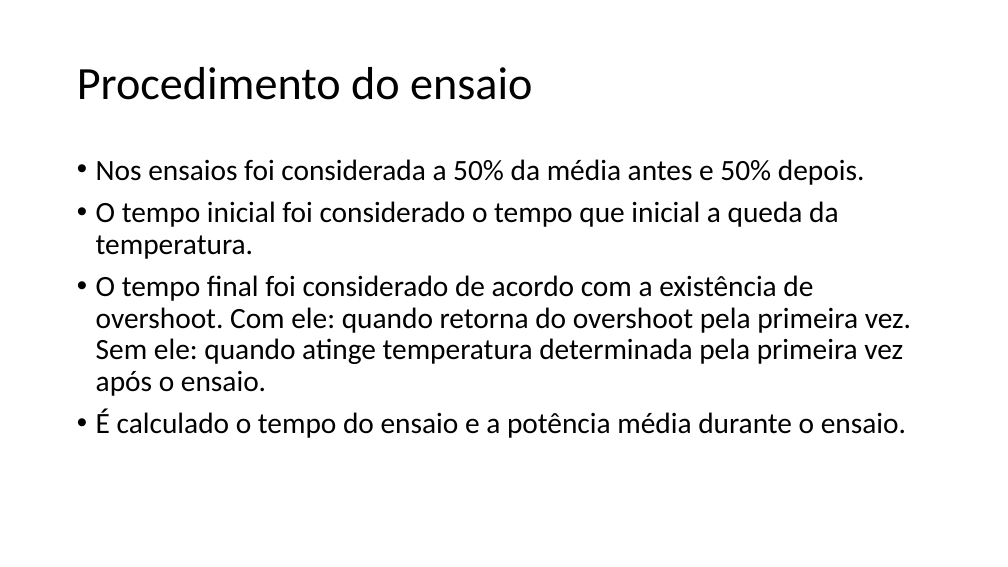
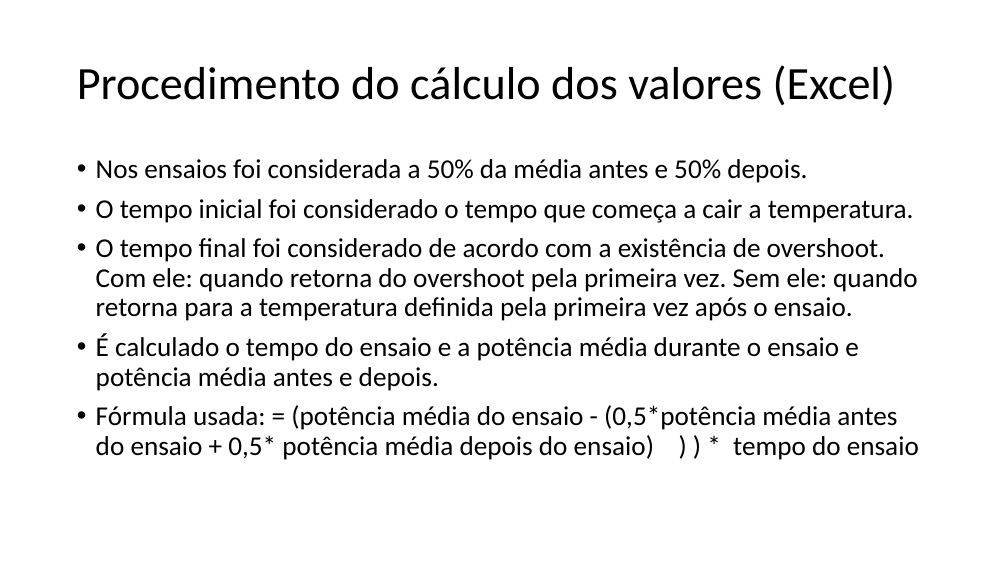
Before and after one commit to gg881/Calorimetro, a slide deck: slide 9 of Análises.pptx (slide 8 before the commit). Drawn at 1008x567 pixels with LibreOffice and Linux fonts; fonts in the diff are those of the drawing. Boxes give left, top, right and bottom in pixels: in the first picture for what was removed or moved away, otherwise in the second. Text is boxed around its words. In the diff, an @@ line names an element or a change of style, - is before the commit and + after.

```diff
--- a/Análises.pptx
+++ b/Análises.pptx
@@ title at (x1=77, y1=65, x2=896, y2=106): text changed @@
-Procedimento do ensaio
+Procedimento do cálculo dos valores (Excel)
@@ text at (x1=96, y1=159, x2=807, y2=183): size 28 to 25.9 pt in "Nos ensaios foi considerada a 50% da ..." @@
@@ text at (x1=96, y1=199, x2=919, y2=460): text changed; size 28 to 25.9 pt @@
-• O tempo inicial foi considerado o tempo que inicial a queda da temperatura.
-• O tempo final foi considerado de acordo com a existência de overshoot. Com ele: quando retorna do overshoot pela primeira vez. Sem ele: quando atinge temperatura determinada pela primeira vez após o ensaio.
-• É calculado o tempo do ensaio e a potência média durante o ensaio.
+• O tempo inicial foi considerado o tempo que começa a cair a temperatura.
+• O tempo final foi considerado de acordo com a existência de overshoot. Com ele: quando retorna do overshoot pela primeira vez. Sem ele: quando retorna para a temperatura definida pela primeira vez após o ensaio.
+• É calculado o tempo do ensaio e a potência média durante o ensaio e potência média antes e depois.
+• Fórmula usada: = (potência média do ensaio - (0,5*potência média antes do ensaio + 0,5* potência média depois do ensaio) ) ) * tempo do ensaio
```
Also in this commit, not shown: 11 other slides changed, 10 slides added, 1 slide removed, 37 other files.
